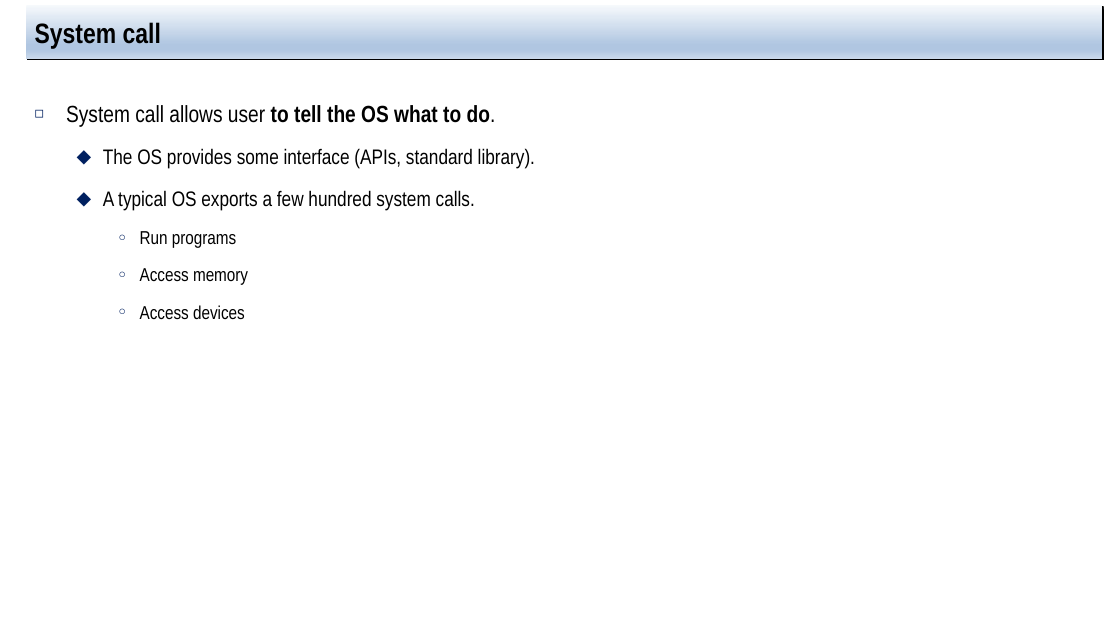
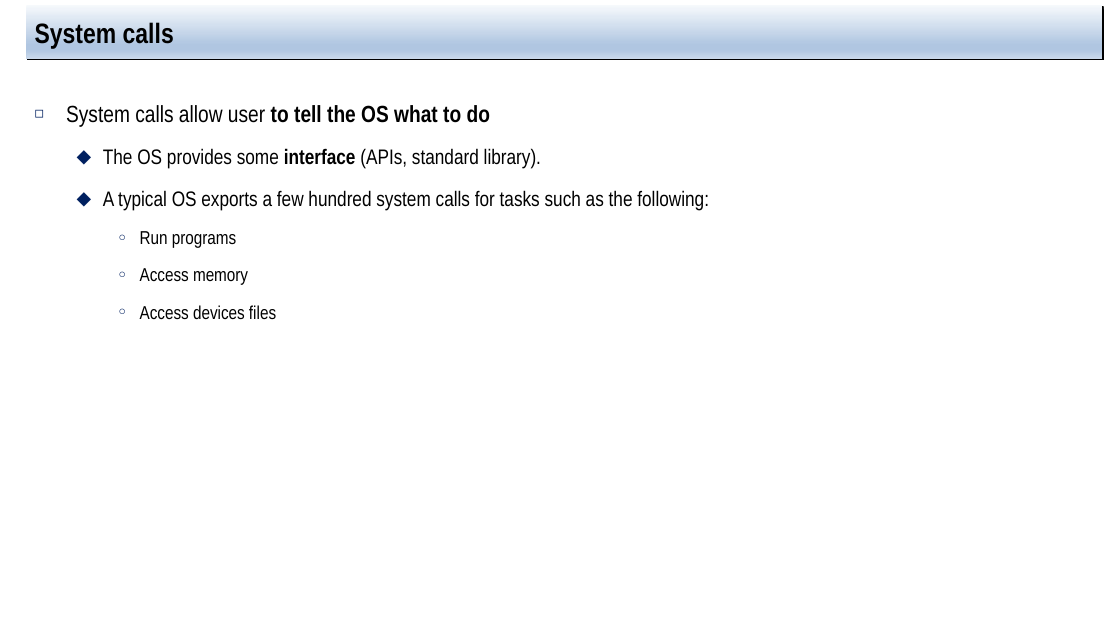
Before and after one commit to jachermocilla/extra-course-materials, a slide deck: slide 8 of cmsc125/ostep/slides/00.Introduction/Introduction_to_operating_system.pptx. Drawn at 1120x630 pixels with LibreOffice and Linux fonts; fonts in the diff are those of the drawing. Boxes give left, top, right and bottom in pixels: in the first picture for what was removed or moved away, otherwise in the second. Text is boxed around its words. In the diff, an @@ line names an element or a change of style, - is before the commit and + after.

```diff
--- a/cmsc125/ostep/slides/00.Introduction/Introduction_to_operating_system.pptx
+++ b/cmsc125/ostep/slides/00.Introduction/Introduction_to_operating_system.pptx
@@ title at box(35, 20, 174, 48): text changed @@
-System call
+System calls
@@ text at box(66, 105, 490, 127): text changed @@
-◻ System call allows user to tell the OS what to do.
+◻ System calls allow user to tell the OS what to do
@@ text at box(103, 148, 541, 169): bold on in "interface" @@
@@ text at box(103, 190, 709, 211): text changed @@
-  ⬥ A typical OS exports a few hundred system calls.
+  ⬥ A typical OS exports a few hundred system calls for tasks such as the following:
@@ text at box(140, 305, 276, 320): text changed @@
-    ○ Access devices
+    ○ Access devices files
```
Also in this commit, not shown: 16 other slides changed, 7 slides added.
